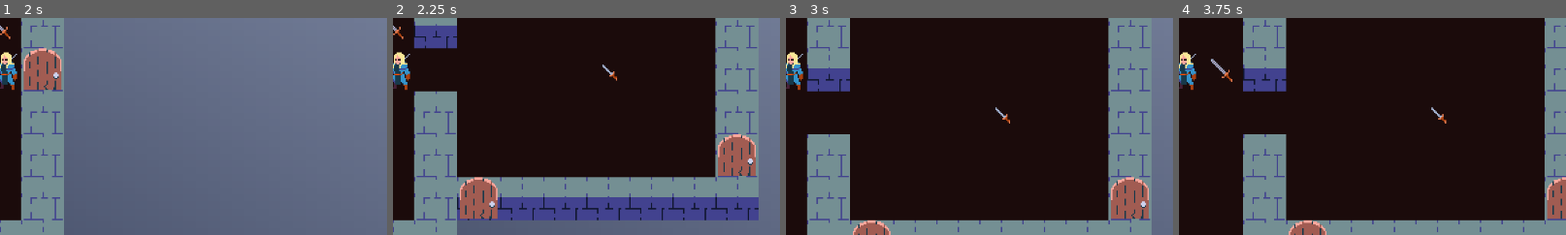
Above: before the commit, frames 1-4 (left to right).
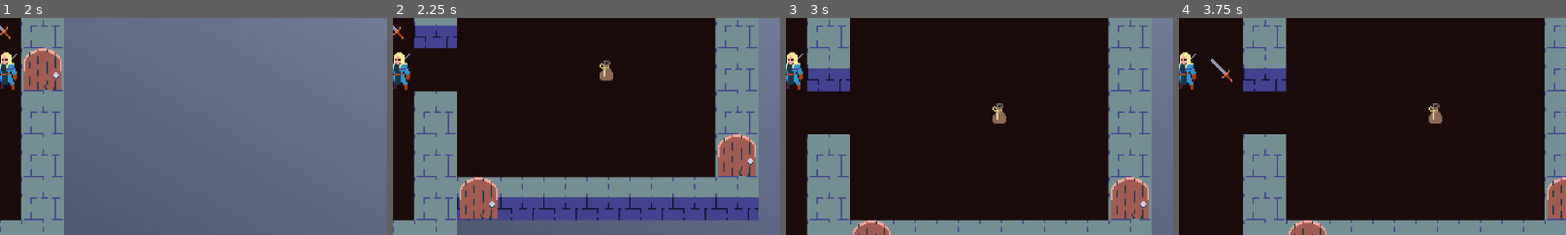
Above: after the commit, the same moments.

Repository: pryganss/TB-DCrawl
Game: Godot game, scene res://game.tscn
The game is run twice, just before and just after one commit, with the same random seed, the same clock (stepped at 60 frames per second) and the same inputs.
Inputs:
- Up to frame 1 (2 s): tap Enter at 0.5 s; hold D (move_right) 0.53-1.28 s; tap Q (drop) at 0.6 s; tap Space (wait) at 1.25 s; hold S (move_down) from 1.28 s (still down); tap E (grab) at 1.35 s
- Up to frame 2 (2.25 s): tap Enter at 2 s; release S (move_down) at 2.03 s; hold D (move_right) from 2.03 s (still down); tap Space (wait) at 2.1 s
- Up to frame 3 (3 s): tap Space (wait) at 2.75 s; release D (move_right) at 2.78 s; hold W (move_up) from 2.78 s (still down); tap Q (drop) at 2.85 s
- Up to frame 4 (3.75 s): tap Enter at 3.5 s; release W (move_up) at 3.53 s; hold A (move_left) from 3.53 s (still down); tap E (grab) at 3.6 s
The pictures show only the part of the screen within x 50-100%, y 38-88%; the shares and areas given below are measured in that part.

Frame 1 is identical in both runs. In frame 2, 0.3% of the frame differs, in the area x 53-58%, y 19-30%; in frame 3, 0.3%; in frame 4, 0.3%, in the area x 64-70%, y 39-49%.

Commit message:
change default item texture

Diff:
--- a/Assets/default_item.tres
+++ b/Assets/default_item.tres
@@ -4,4 +4,4 @@
 
 [resource]
 atlas = ExtResource("1_q5ho3")
-region = Rect2(0, 0, 32, 32)
+region = Rect2(96, 768, 32, 32)
